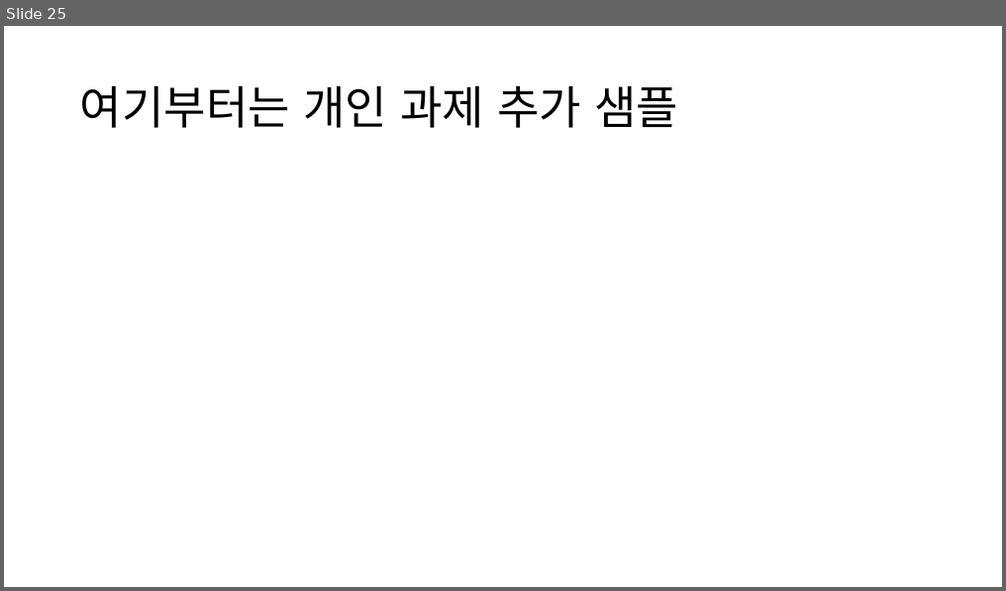
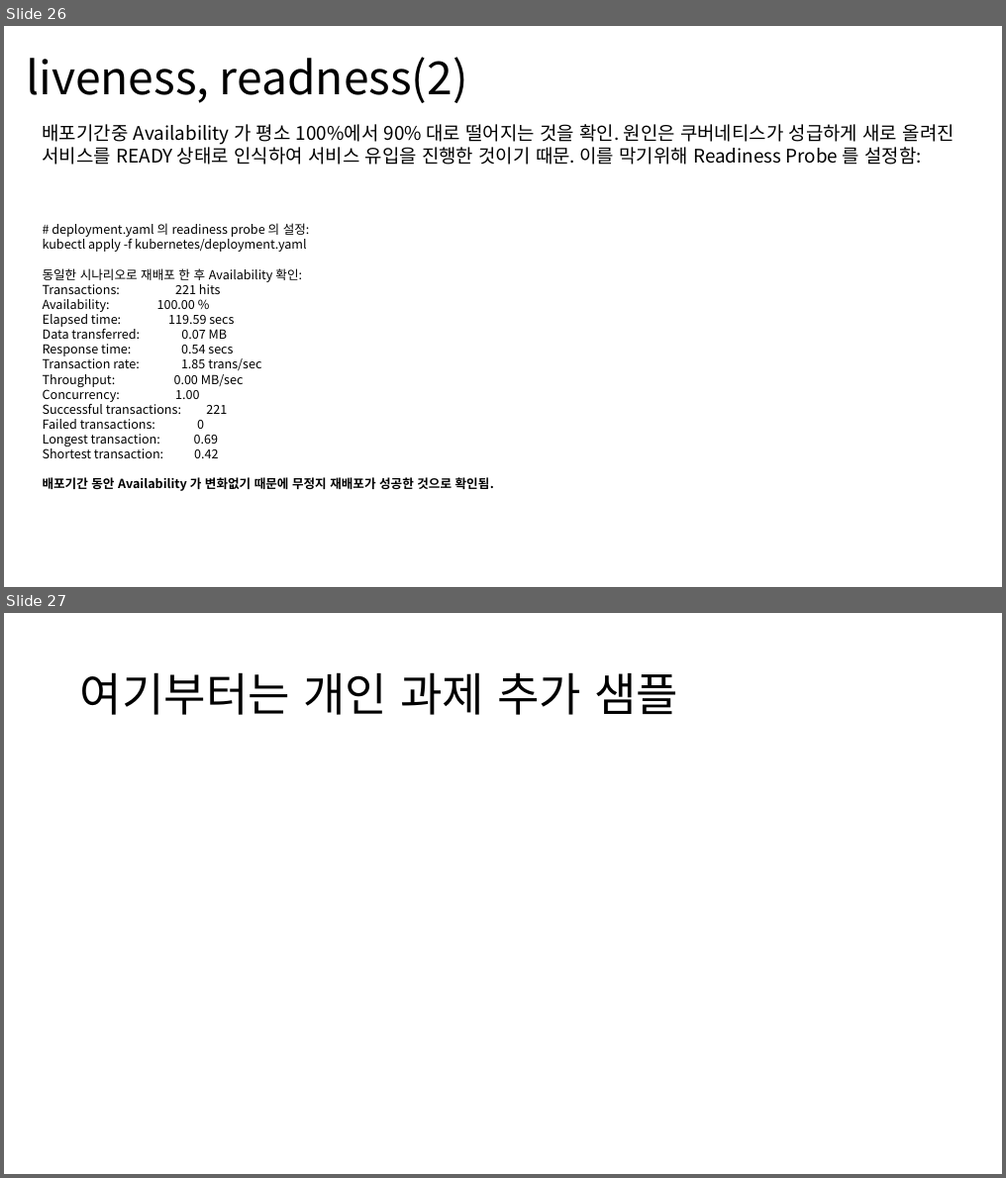
Before and after one commit to bbadong/doc, a slide deck: 발표자료.pptx. Shown one above the other, each under a label of ours: slide 25 before the commit, slides 26 and 27 after it. The pictures are 1006x591 and 1006x1178 pixels, drawn with LibreOffice and Linux fonts; fonts in the diff are those of the drawing. Boxes give left, top, right and bottom in pixels: in the first picture for what was removed or moved away, otherwise in the second. Text is boxed around its words. In the diff, an @@ line names an element or a change of style, - is before the commit and + after.

```diff
--- a/발표자료.pptx
+++ b/발표자료.pptx
@@ slide 26 added at box(4, 26, 1002, 587), background #FFFFFF @@
@@ title added at box(26, 57, 468, 103), 44 pt, text #000000 @@
+liveness, readness(2)
@@ text added at box(43, 124, 954, 165), 18 pt, text #000000 @@
+배포기간중 Availability 가 평소 100%에서 90% 대로 떨어지는 것을 확인. 원인은 쿠버네티스가 성급하게 새로 올려진 서비스를 READY 상태로 인식하여 서비스 유입을 진행한 것이기 때문. 이를 막기위해 Readiness Probe 를 설정함:
@@ text added at box(43, 223, 494, 491), 12 pt, text #000000 @@
+# deployment.yaml 의 readiness probe 의 설정:
+kubectl apply -f kubernetes/deployment.yaml
+동일한 시나리오로 재배포 한 후 Availability 확인:
+Transactions: 221 hits
+Availability: 100.00 %
+Elapsed time: 119.59 secs
+Data transferred: 0.07 MB
+Response time: 0.54 secs
+Transaction rate: 1.85 trans/sec
+Throughput: 0.00 MB/sec
+Concurrency: 1.00
+Successful transactions: 221
+Failed transactions: 0
+Longest transaction: 0.69
+Shortest transaction: 0.42
+배포기간 동안 Availability 가 변화없기 때문에 무정지 재배포가 성공한 것으로 확인됨.
@@ what was slide 25 is now slide 27 @@
```
Also in this commit, not shown: 1 other slide added.
